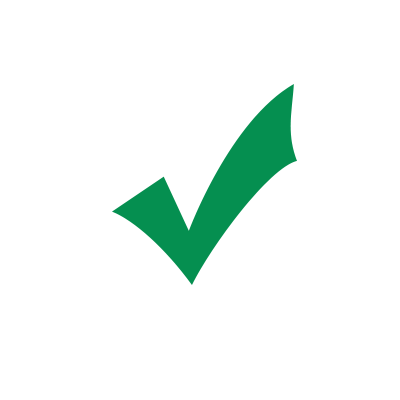
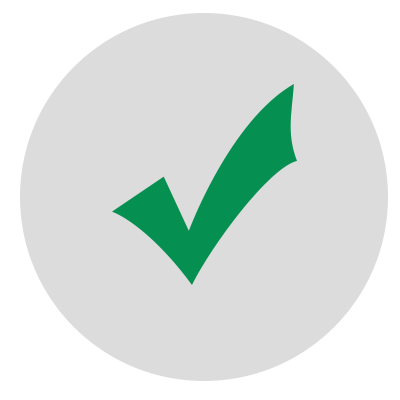
Comparing the layer stacks of the two (400, 400) images. Changes:
added layer "Еліпс 1" above "Фон" over [20, 13, 388, 381]
